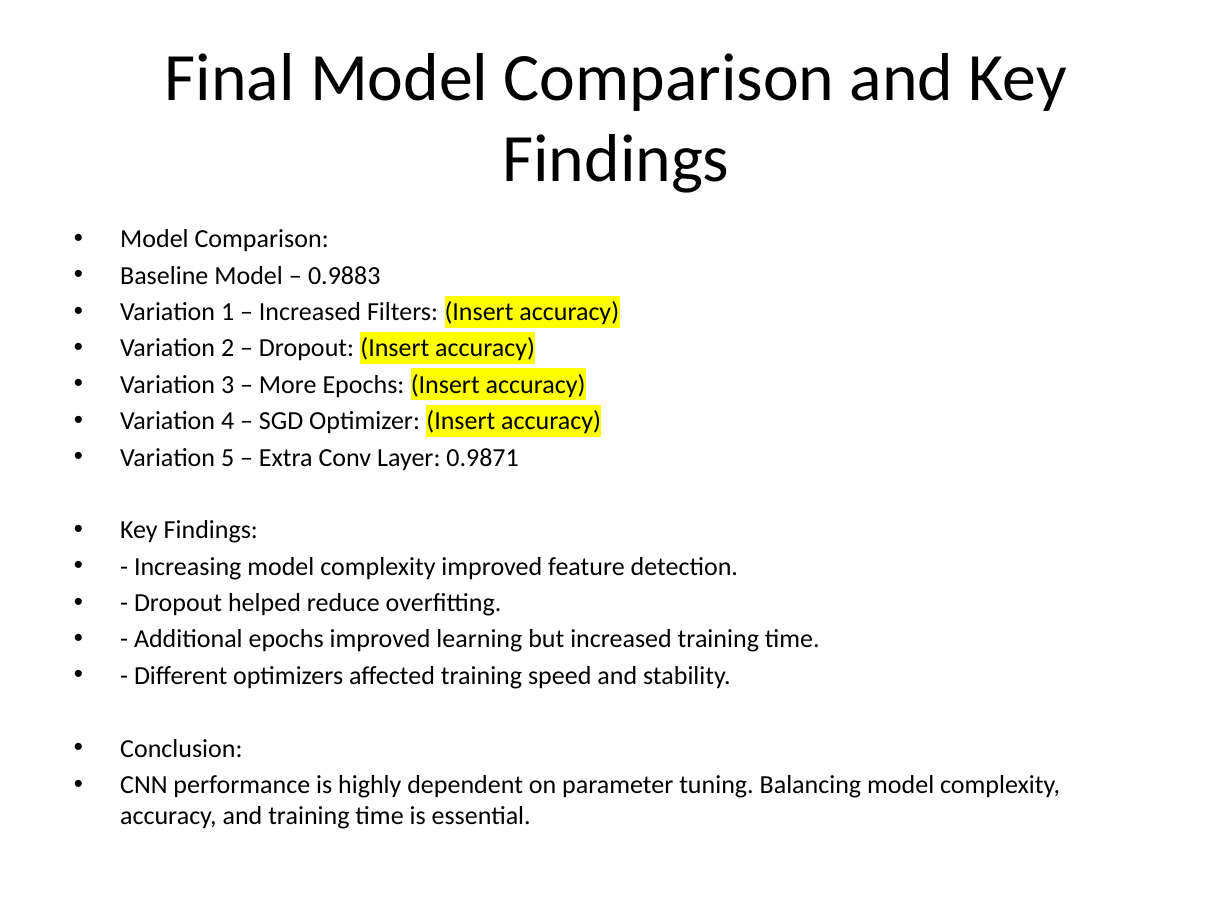
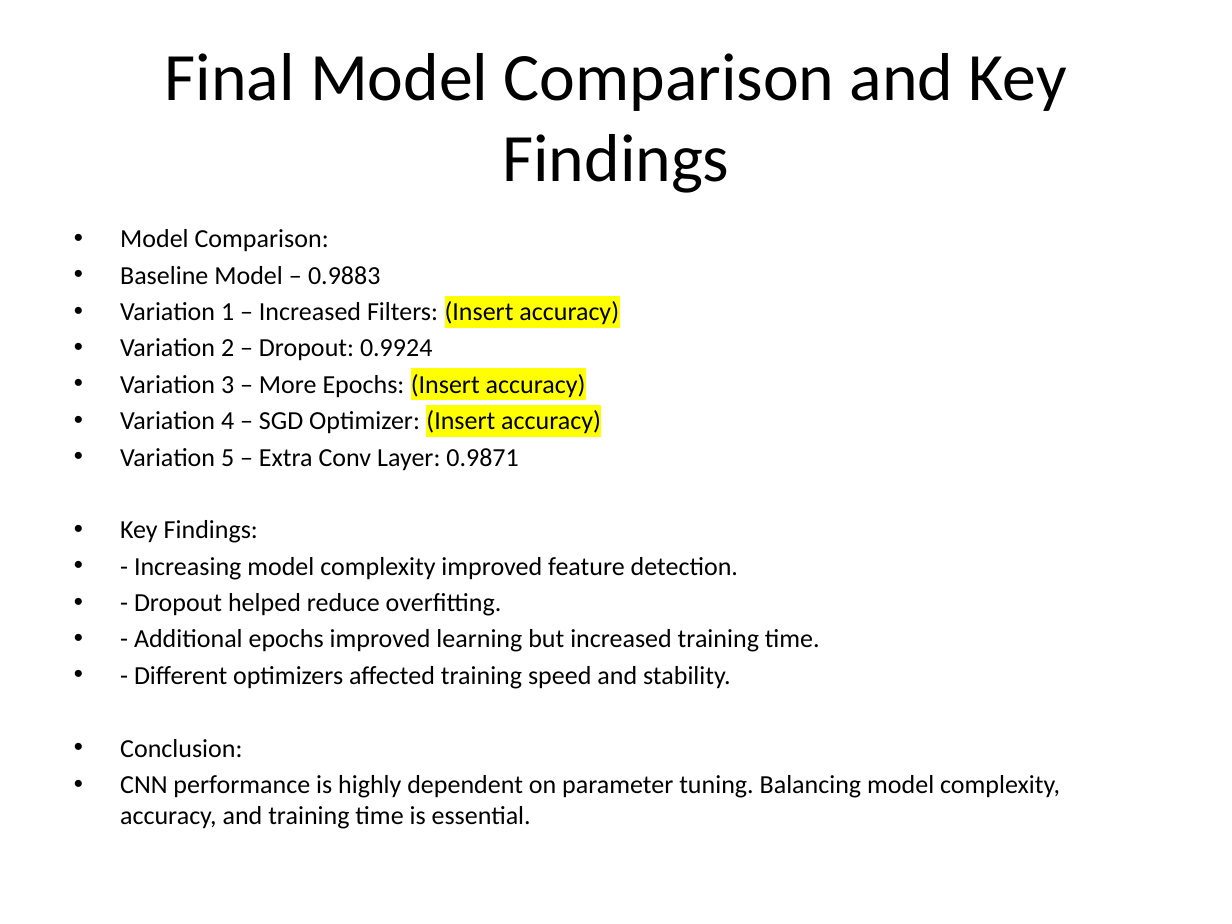
Before and after one commit to jamieridenour-rgb/IN501_Unit9, a slide deck: slide 8 of IN501_Ridenour_Kresser_Meadows_Mpianin_Galarza_Unit9_Assignment.pptx. Drawn at 1232x924 pixels with LibreOffice and Linux fonts; fonts in the diff are those of the drawing. Boxes give left, top, right and bottom in pixels: in the first picture for what was removed or moved away, otherwise in the second. Text is boxed around its words. In the diff, an @@ line names an element or a change of style, - is before the commit and + after.

```diff
--- a/IN501_Ridenour_Kresser_Meadows_Mpianin_Galarza_Unit9_Assignment.pptx
+++ b/IN501_Ridenour_Kresser_Meadows_Mpianin_Galarza_Unit9_Assignment.pptx
@@ text at bbox=[120, 338, 432, 361]: text changed @@
-• Variation 2 – Dropout: (Insert accuracy)
+• Variation 2 – Dropout: 0.9924
```
Also in this commit, not shown: 1 other slide changed.
